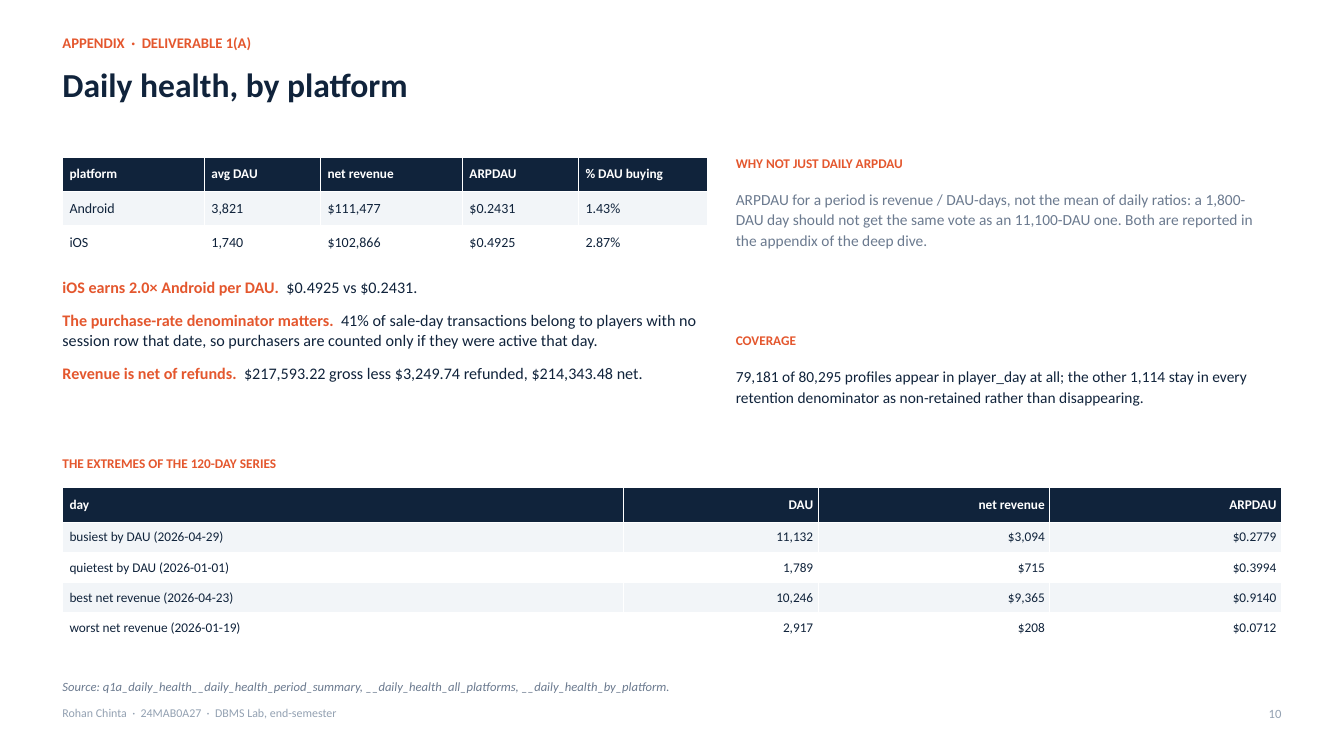
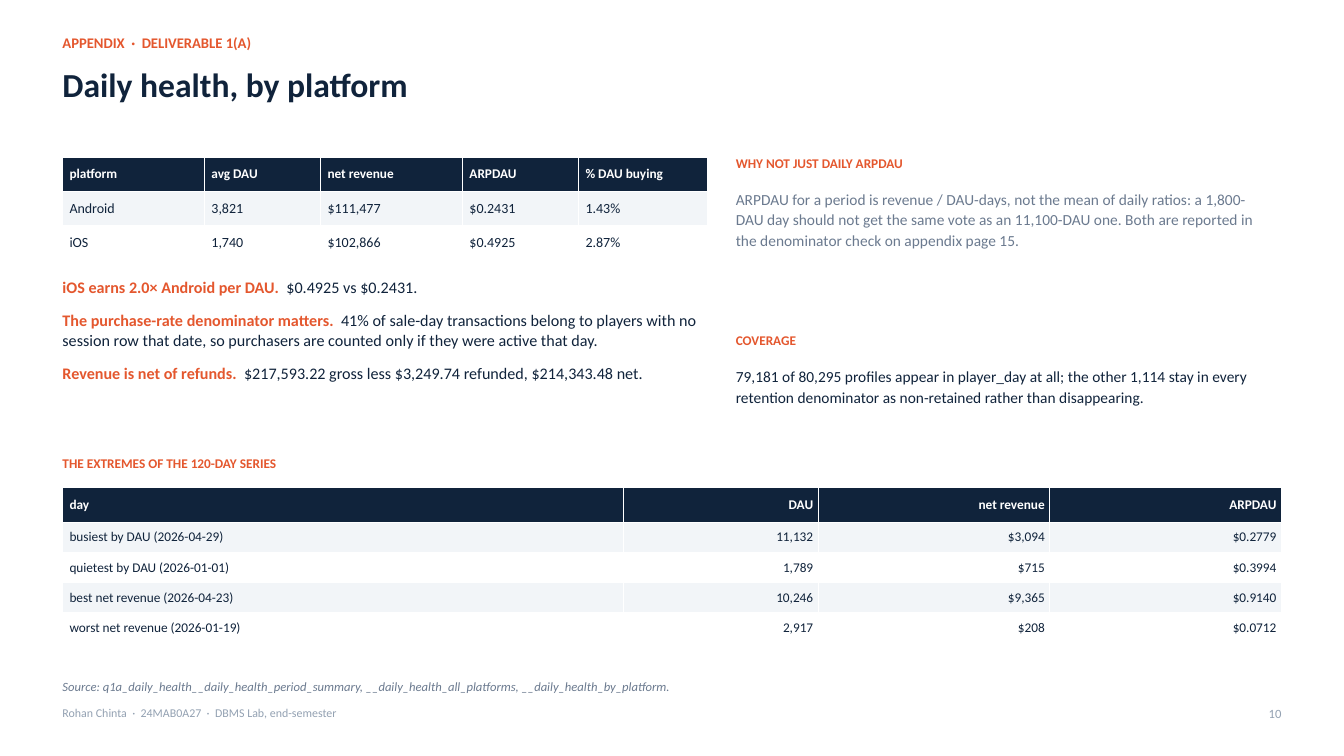
Before and after one commit to iistargazer/DBMS-Lab-Endsem-Assignment, a slide deck: slide 10 of deck/DBMS_EndSem_Deck.pptx. Drawn at 1344x756 pixels with LibreOffice and Linux fonts; fonts in the diff are those of the drawing. Boxes give left, top, right and bottom in pixels: in the first picture for what was removed or moved away, otherwise in the second. Text is boxed around its words. In the diff, an @@ line names an element or a change of style, - is before the commit and + after.

```diff
--- a/deck/DBMS_EndSem_Deck.pptx
+++ b/deck/DBMS_EndSem_Deck.pptx
@@ text at bbox=[736, 194, 1253, 249]: text changed @@
-ARPDAU for a period is revenue / DAU-days, not the mean of daily ratios: a 1,800-DAU day should not get the same vote as an 11,100-DAU one. Both are reported in the appendix of the deep dive.
+ARPDAU for a period is revenue / DAU-days, not the mean of daily ratios: a 1,800-DAU day should not get the same vote as an 11,100-DAU one. Both are reported in the denominator check on appendix page 15.
```
Also in this commit, not shown: 2 other slides changed, 13 other files.
